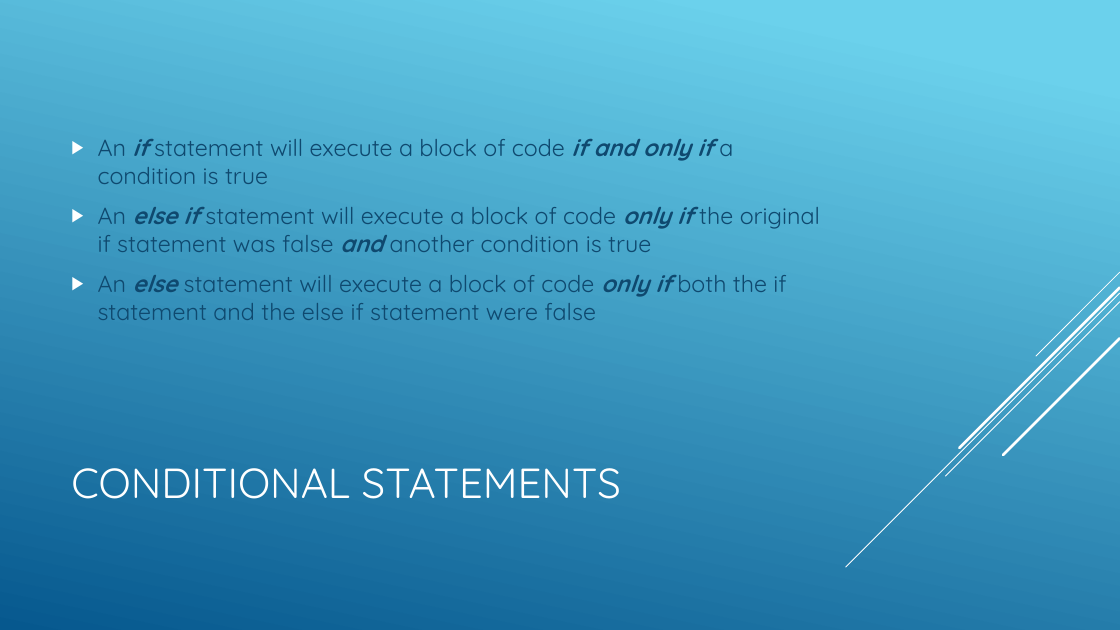
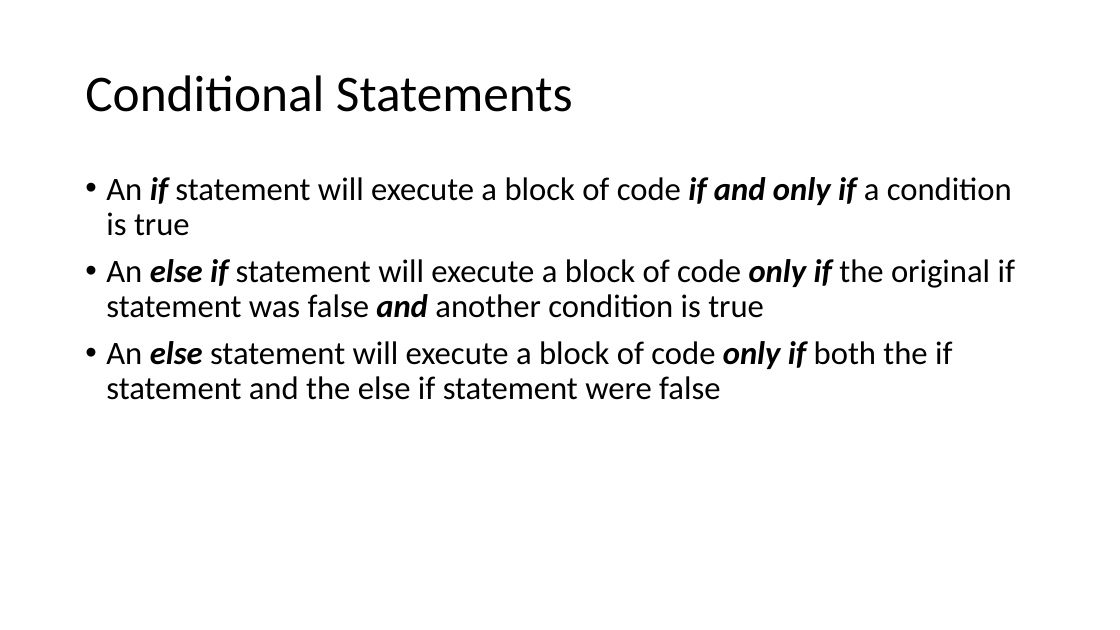
Before and after one commit to YWCANWIL-TechLab/module6-exercises-day1-YaminahAlanis, a slide deck: slide 8 of slides/Module 6 - Logic, Conditions, and Loops.pptx. Drawn at 1120x630 pixels with LibreOffice and Linux fonts; fonts in the diff are those of the drawing. Boxes give left, top, right and bottom in pixels: in the first picture for what was removed or moved away, otherwise in the second. Text is boxed around its words. In the diff, an @@ line names an element or a change of style, - is before the commit and + after.

```diff
--- a/slides/Module 6 - Logic, Conditions, and Loops.pptx
+++ b/slides/Module 6 - Logic, Conditions, and Loops.pptx
@@ background gradient #6ED2EB to #06588E to #FFFFFF @@
@@ title at (85,75,573,112): text changed; size 36 to 44 pt; font Quicksand to Calibri; text colour #FFFFFF to #000000 @@
-CONDITIONAL STATEMENTS
+Conditional Statements
@@ text "An if statement will execute ...": place and size @@
-text "An if statement will execute ..." at (98,139,820,320)
+text "An if statement will execute ..." at (106,177,1015,400)
@@ text "An if statement will execute ..." at (106,177,1015,400): size 20 to 28 pt, font Quicksand to Calibri, text colour #0F496F to #000000; bullet ▶ to •; line spacing 1 to 0.9; vertical alignment middle to top @@
@@ group removed at (846,272,1120,567): 5 lines @@
```
Also in this commit, not shown: 37 other slides changed, 6 other files.
